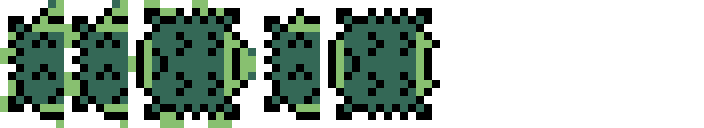
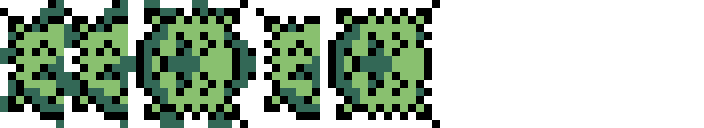
The second 704px x 128px image is a revision of the first. Changes to its layers:
moved "Layer 10" into group "Old" over (x1=336, y1=16, x2=440, y2=112)
hid "Layer 9", moved it into group "Old" over (x1=272, y1=8, x2=320, y2=112)
hid "Layer 8", moved it into group "Old" over (x1=128, y1=64, x2=256, y2=128)
hid "Layer 7", moved it into group "Old" over (x1=128, y1=0, x2=256, y2=64)
hid "Layer 4", moved it into group "Old" over (x1=0, y1=0, x2=64, y2=128)
hid "Layer 3", moved it into group "Old" over (x1=64, y1=0, x2=128, y2=128)
added layer "Layer 17" above "Layer 16" over (x1=168, y1=40, x2=440, y2=128)
added layer "Layer 16" above "Layer 15" over (x1=336, y1=0, x2=440, y2=64)
added layer "Layer 15" above "Layer 13" over (x1=256, y1=8, x2=320, y2=112)
added layer "Layer 13" above "Layer 12" over (x1=128, y1=64, x2=256, y2=128)
added layer "Layer 12" above "Layer 14" over (x1=40, y1=0, x2=200, y2=128)
added layer "Layer 14" above "Layer 11" over (x1=128, y1=0, x2=256, y2=64)
added layer "Layer 11" above "Background" over (x1=0, y1=0, x2=64, y2=128)
